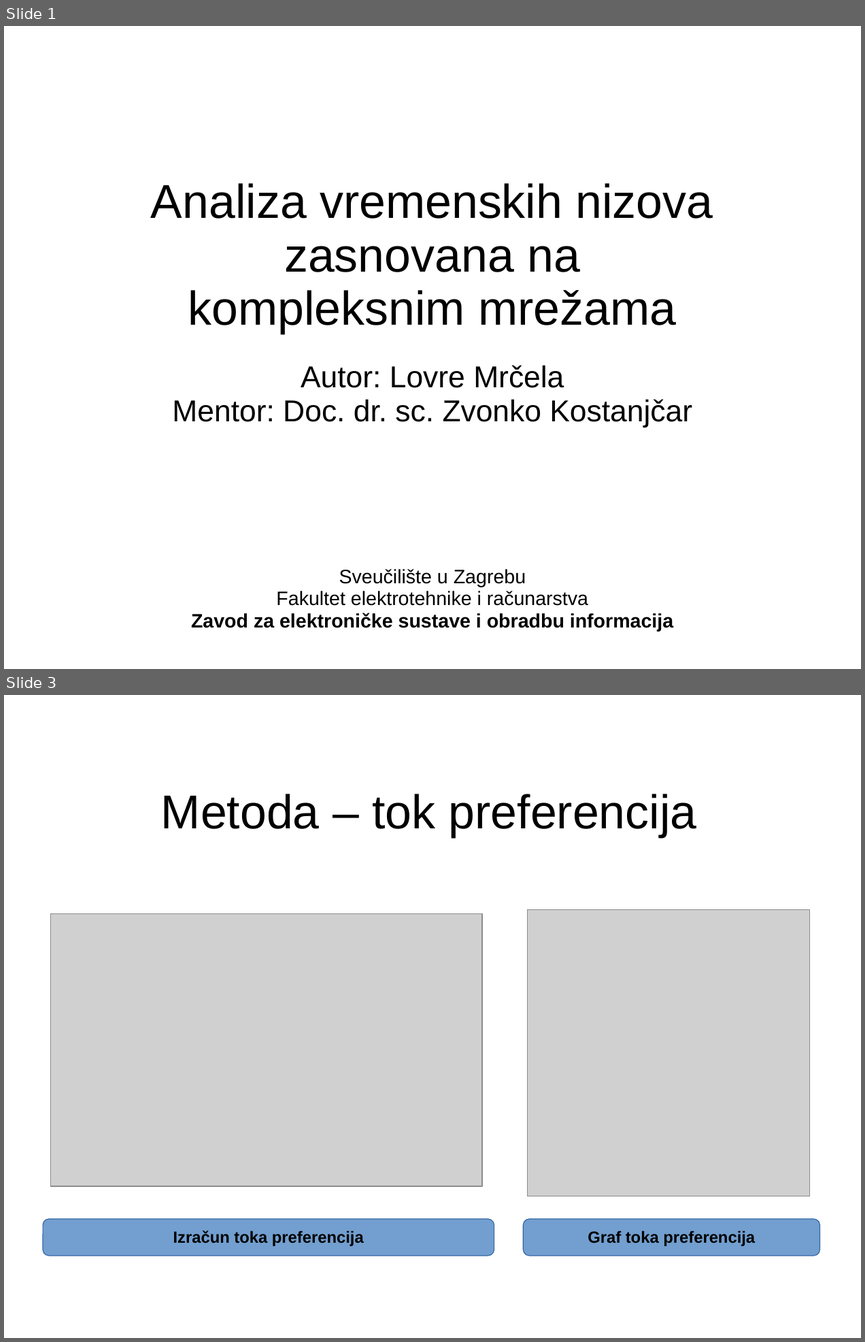
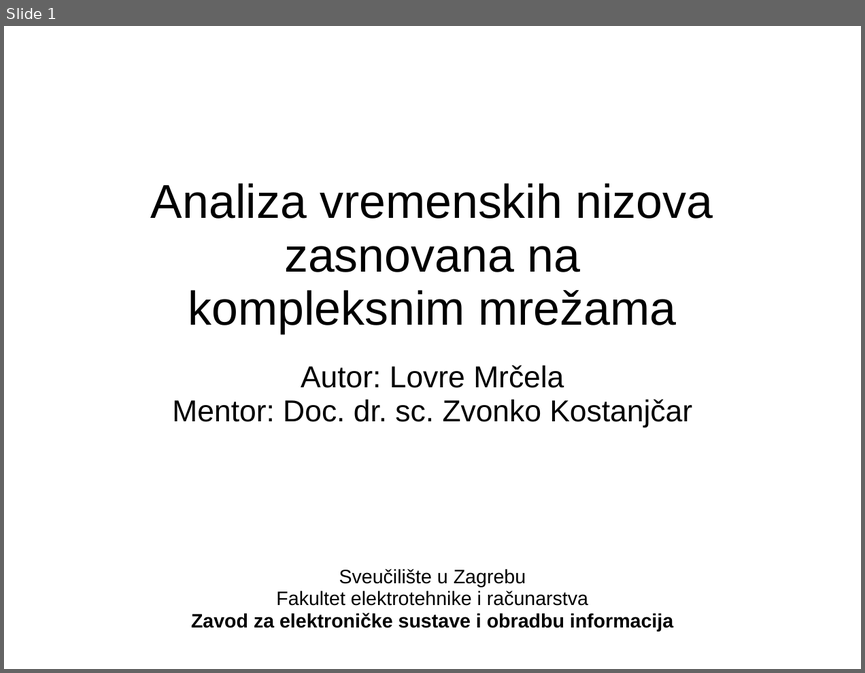
Before and after one commit to mrlovre/diplomski, a slide deck: dira/13-Mrcela-prezentacija.ppt. Shown one above the other, each under a label of ours: slides 1 and 3 before the commit, slide 1 after it; the slides between them are not shown. The pictures are 865x1342 and 865x673 pixels, drawn with LibreOffice and Linux fonts; fonts in the diff are those of the drawing; grey boxes stand for pictures. Boxes give left, top, right and bottom in pixels: in the first picture for what was removed or moved away, otherwise in the second. Text is boxed around its words. In the diff, an @@ line names an element or a change of style, - is before the commit and + after.

```diff
--- a/dira/13-Mrcela-prezentacija.ppt
+++ b/dira/13-Mrcela-prezentacija.ppt
@@ slide 3 removed at <box>4,695,861,1338</box>, background #FFFFFF @@
@@ title removed at <box>161,794,697,837</box> @@
-Metoda – tok preferencija
@@ picture removed at <box>51,913,482,1185</box> @@
@@ picture removed at <box>527,910,810,1196</box> @@
@@ rounded rectangle removed at <box>43,1219,494,1255</box> @@
-Izračun toka preferencija
@@ rounded rectangle removed at <box>524,1219,821,1255</box> @@
-Graf toka preferencija
```
Also in this commit, not shown: 2 slides changed, 2 slides added, 1 other slide removed, 4 other files.
